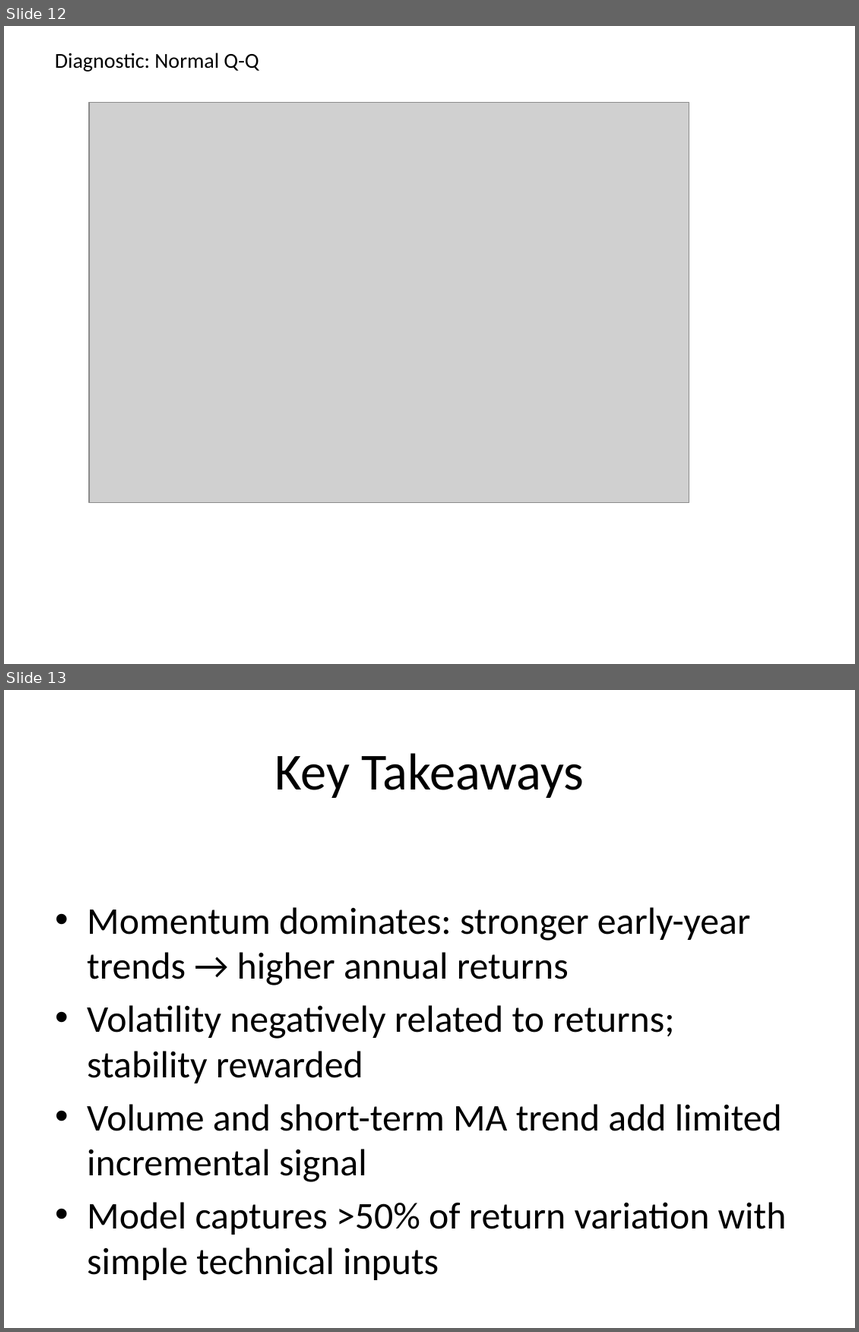
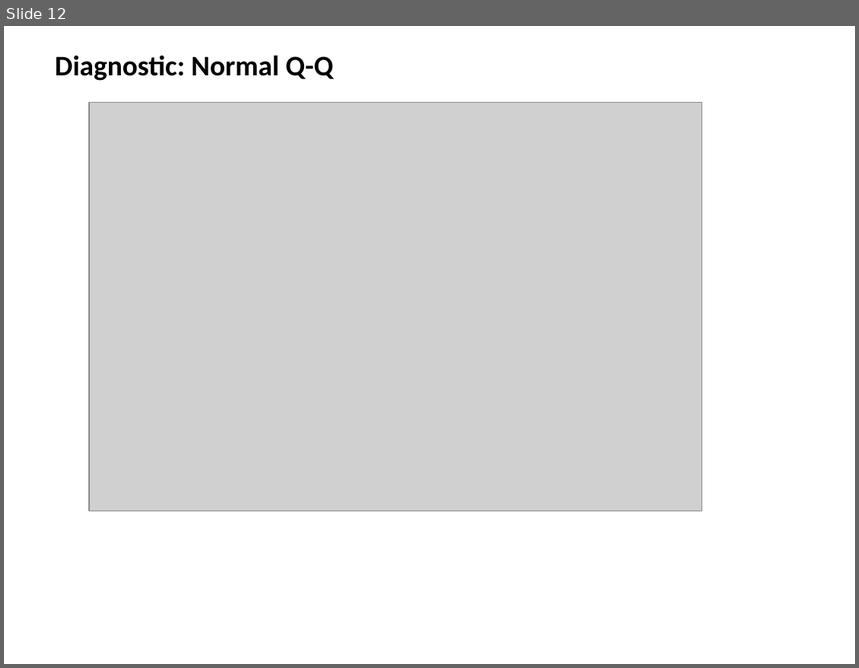
Before and after one commit to paullopes2004/RegressionCourseProject, a slide deck: reports/Regression_Project_Presentation.pptx. Shown one above the other, each under a label of ours: slides 12 and 13 before the commit, slide 12 after it. The pictures are 859x1332 and 859x668 pixels, drawn with LibreOffice and Linux fonts; fonts in the diff are those of the drawing; grey boxes stand for pictures. Boxes give left, top, right and bottom in pixels: in the first picture for what was removed or moved away, otherwise in the second. Text is boxed around its words. In the diff, an @@ line names an element or a change of style, - is before the commit and + after.

```diff
--- a/reports/Regression_Project_Presentation.pptx
+++ b/reports/Regression_Project_Presentation.pptx
@@ slide 13 removed at (x1=4, y1=690, x2=855, y2=1328), background #FFFFFF @@
@@ title removed at (x1=275, y1=753, x2=585, y2=798) @@
-Key Takeaways
@@ text removed at (x1=87, y1=907, x2=787, y2=1281) @@
-• Momentum dominates: stronger early-year trends → higher annual returns
-• Volatility negatively related to returns; stability rewarded
-• Volume and short-term MA trend add limited incremental signal
-• Model captures >50% of return variation with simple technical inputs
@@ slide 12 changed as well @@
@@ text "Diagnostic: Normal Q-Q" at (x1=55, y1=55, x2=334, y2=81): size 18 to 24 pt, bold on @@
@@ picture resized from (x1=89, y1=103, x2=690, y2=503) to (x1=89, y1=103, x2=702, y2=511) @@
```
Also in this commit, not shown: 6 other slides changed, 11 slides added, 7 other slides removed.
